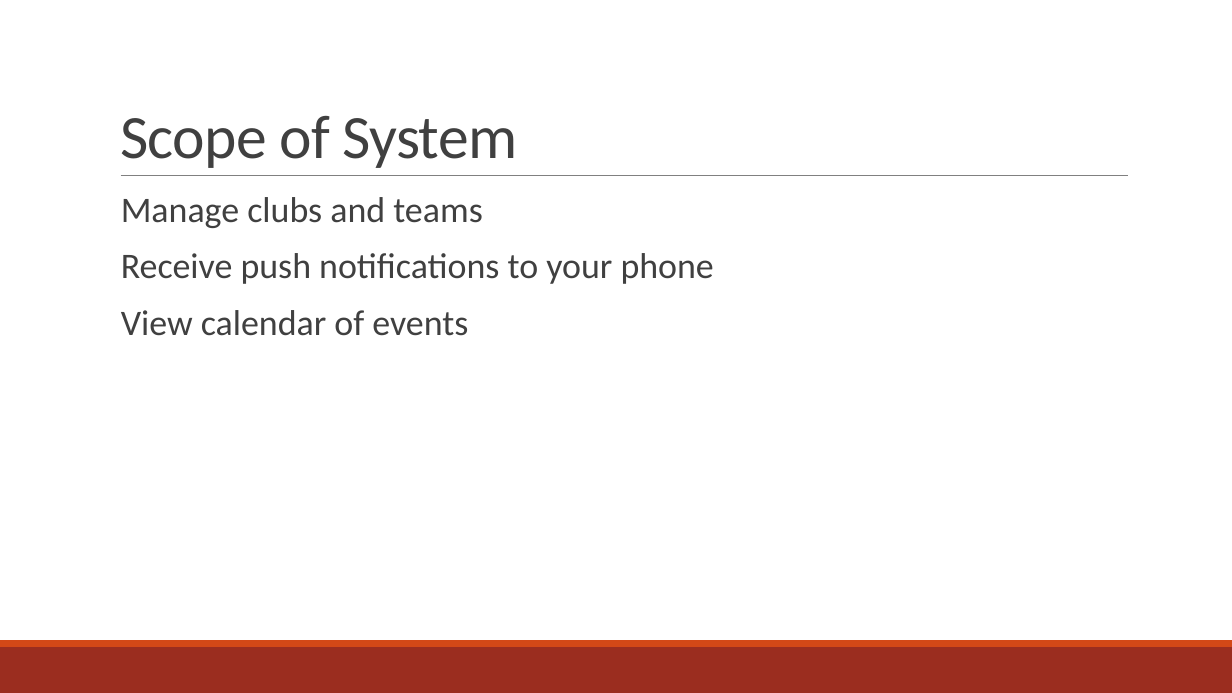
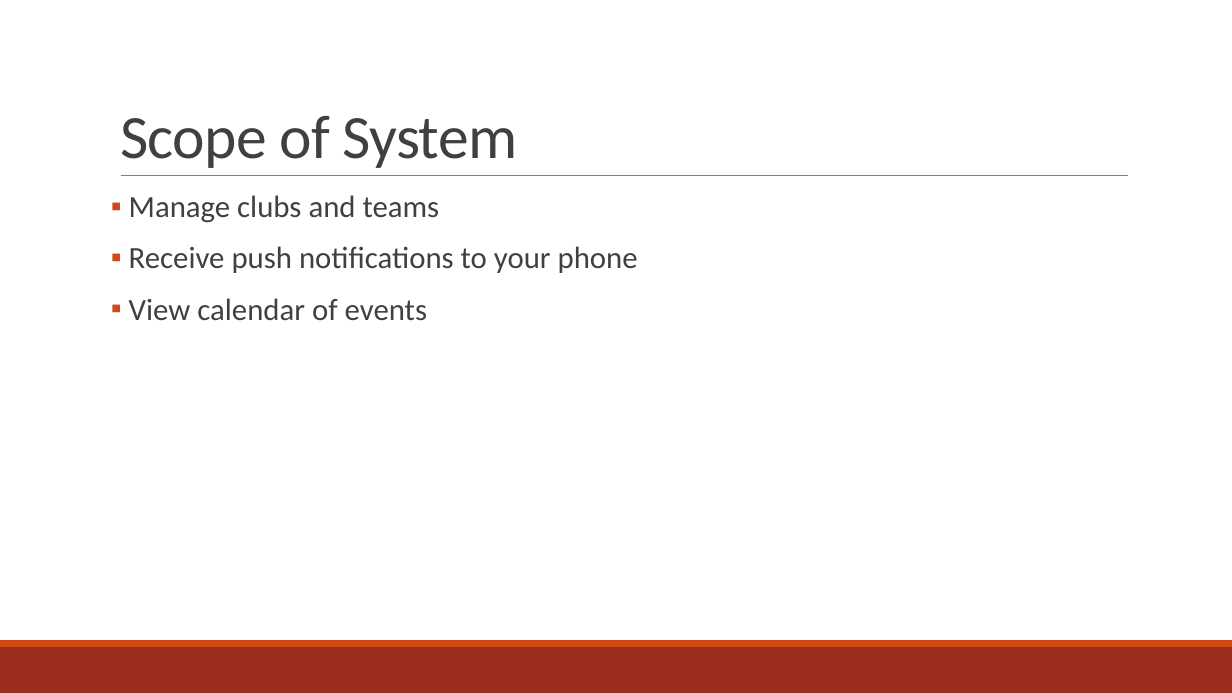
Before and after one commit to amgabriel45/CS495ClubStuff, a slide deck: slide 3 of Crimson Clubs (Design).pptx. Drawn at 1232x693 pixels with LibreOffice and Linux fonts; fonts in the diff are those of the drawing. Boxes give left, top, right and bottom in pixels: in the first picture for what was removed or moved away, otherwise in the second. Text is boxed around its words. In the diff, an @@ line names an element or a change of style, - is before the commit and + after.

```diff
--- a/Crimson Clubs (Design).pptx
+++ b/Crimson Clubs (Design).pptx
@@ text "Manage clubs and teams" at (129,195,638,320): size 28 to 24 pt; bullet   to ▪ @@
```
Also in this commit, not shown: 3 other slides changed.
